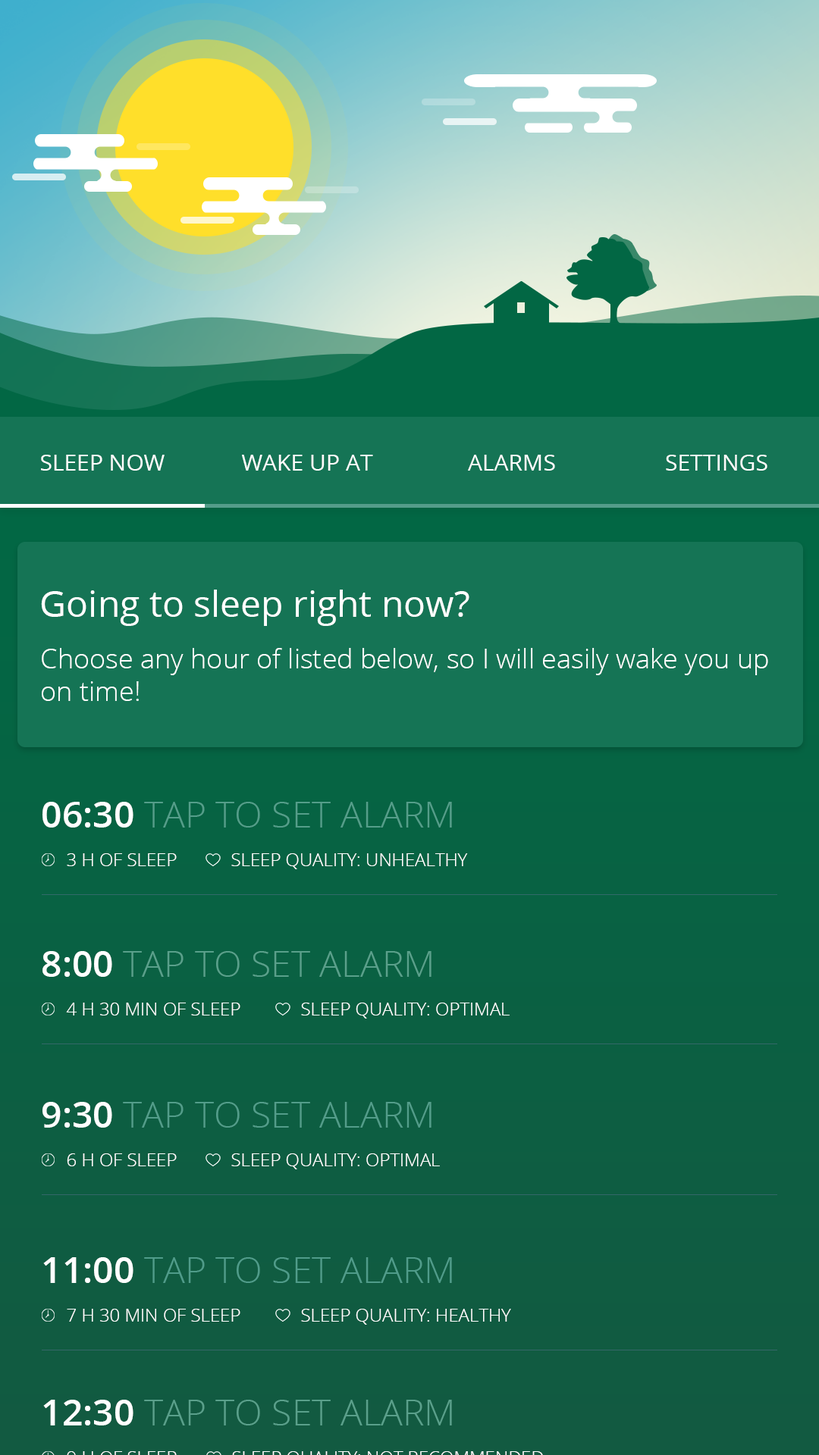
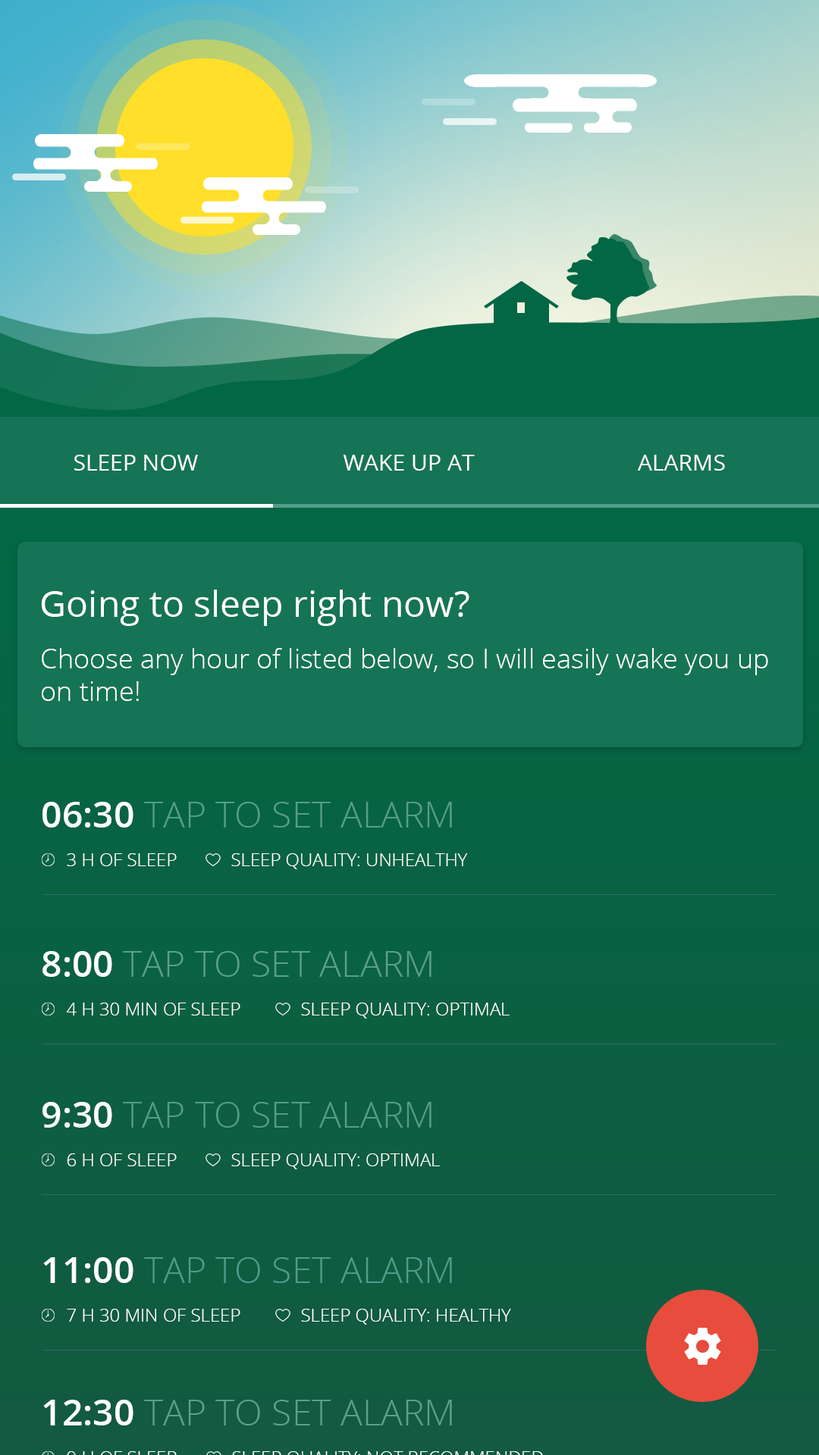
Two versions of the same layered image (819x1455). Layer-by-layer changes:
removed group "PART #2 (BOTTOM)" (15 layers) from group "HEADER" over bbox(40, 454, 768, 508)
removed group "NAVBAR" (13 layers) from group "PART #2 (BOTTOM)" over bbox(40, 454, 768, 508)
removed group "TAB #1" (2 layers) from group "NAVBAR" over bbox(40, 454, 198, 471)
removed layer "SLEEP NOW" from group "TAB #1" over bbox(40, 454, 165, 471)
removed group "TAB #2" (2 layers) from group "NAVBAR" over bbox(204, 454, 405, 508)
removed layer "WAKE UP AT" from group "TAB #2" over bbox(241, 454, 373, 471)
removed group "TAB #4" (2 layers) from group "NAVBAR" over bbox(412, 454, 555, 471)
removed layer "ALARMS" from group "TAB #4" over bbox(467, 454, 555, 471)
removed group "TAB #3" (2 layers) from group "NAVBAR" over bbox(637, 454, 768, 471)
removed layer "SETTINGS" from group "TAB #3" over bbox(665, 454, 768, 471)
removed layer "position_bar" from group "NAVBAR" over bbox(204, 504, 273, 508)
removed layer "navbar_background" from group "PART #2 (BOTTOM)" over bbox(40, 454, 768, 508)
added layer "day-navbar" above "day-settings-floating-button" over bbox(40, 454, 768, 508)
added layer "day-settings-floating-button" above "main" over bbox(645, 1290, 758, 1403)
removed group "HEADER" (20 layers) from group "main" over bbox(40, 454, 768, 508)
